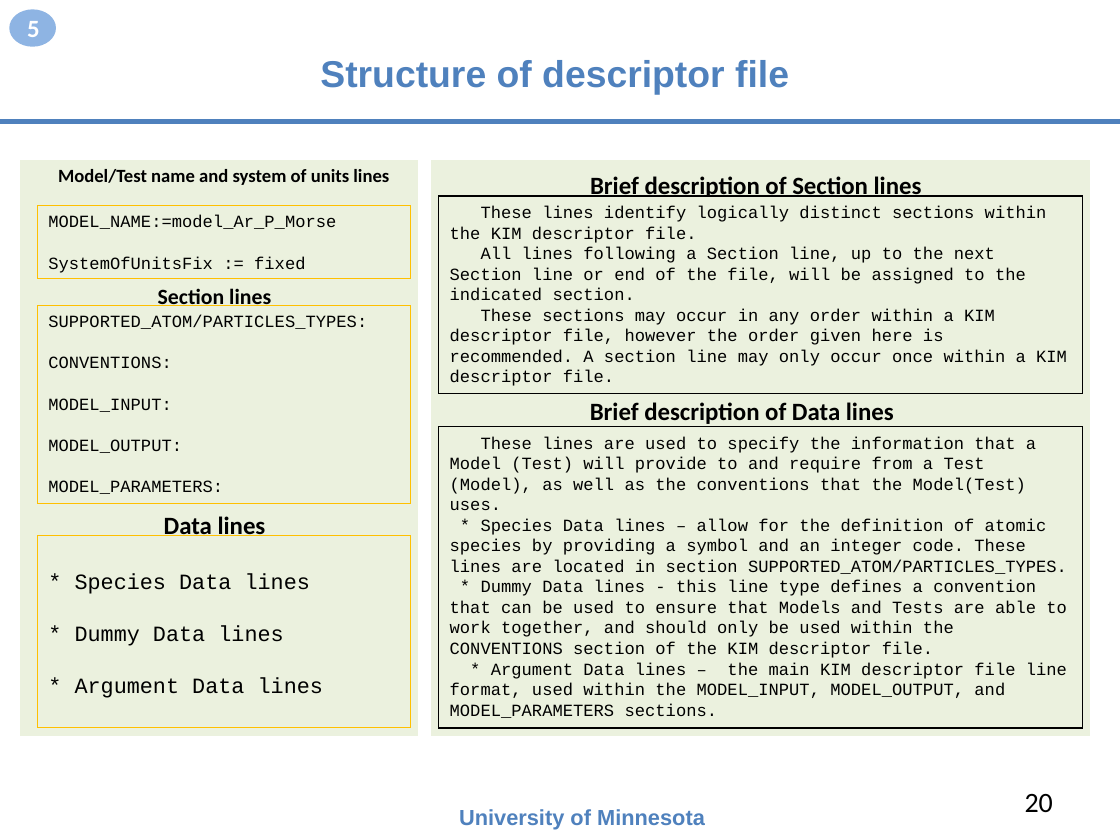
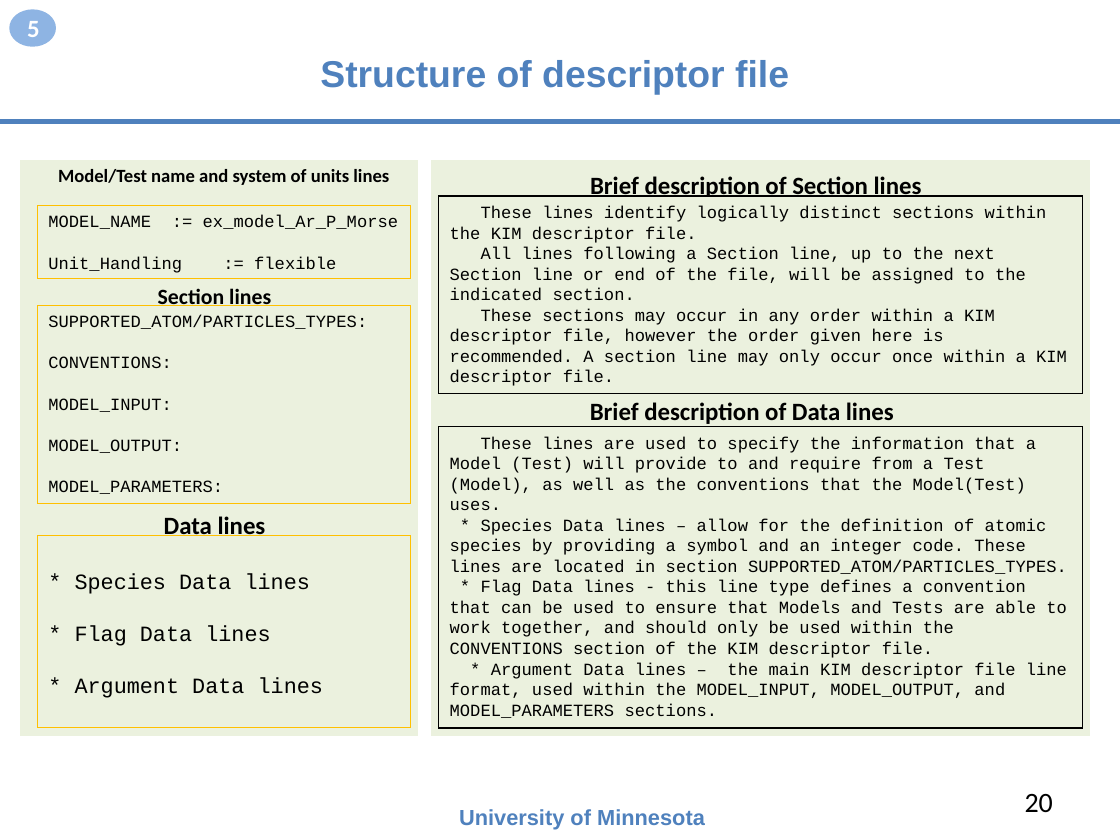
Before and after one commit to openkim/kim-api, a slide deck: slide 20 of DOCs/openkim-api-introduction.pptx. Drawn at 1120x840 pixels with LibreOffice and Linux fonts; fonts in the diff are those of the drawing. Boxes give left, top, right and bottom in pixels: in the first picture for what was removed or moved away, otherwise in the second. Text is boxed around its words. In the diff, an @@ line names an element or a change of style, - is before the commit and + after.

```diff
--- a/DOCs/openkim-api-introduction.pptx
+++ b/DOCs/openkim-api-introduction.pptx
@@ text in rectangle at [48,215,398,273]: text changed @@
-MODEL_NAME:=model_Ar_P_Morse
-SystemOfUnitsFix := fixed
+MODEL_NAME := ex_model_Ar_P_Morse
+Unit_Handling := flexible
@@ text in rectangle at [450,580,1067,658]: text changed @@
-* Dummy Data lines - this line type defines a convention that can be used to ensure that Models and Tests are able to work together, and should only be used within the CONVENTIONS section of the KIM descriptor file.
+* Flag Data lines - this line type defines a convention that can be used to ensure that Models and Tests are able to work together, and should only be used within the CONVENTIONS section of the KIM descriptor file.
@@ text in rectangle at [75,625,270,646]: text changed @@
-* Dummy Data lines
+* Flag Data lines
```
Also in this commit, not shown: 20 other slides changed, 2 slides added, 2 slides removed, 1 other file.
